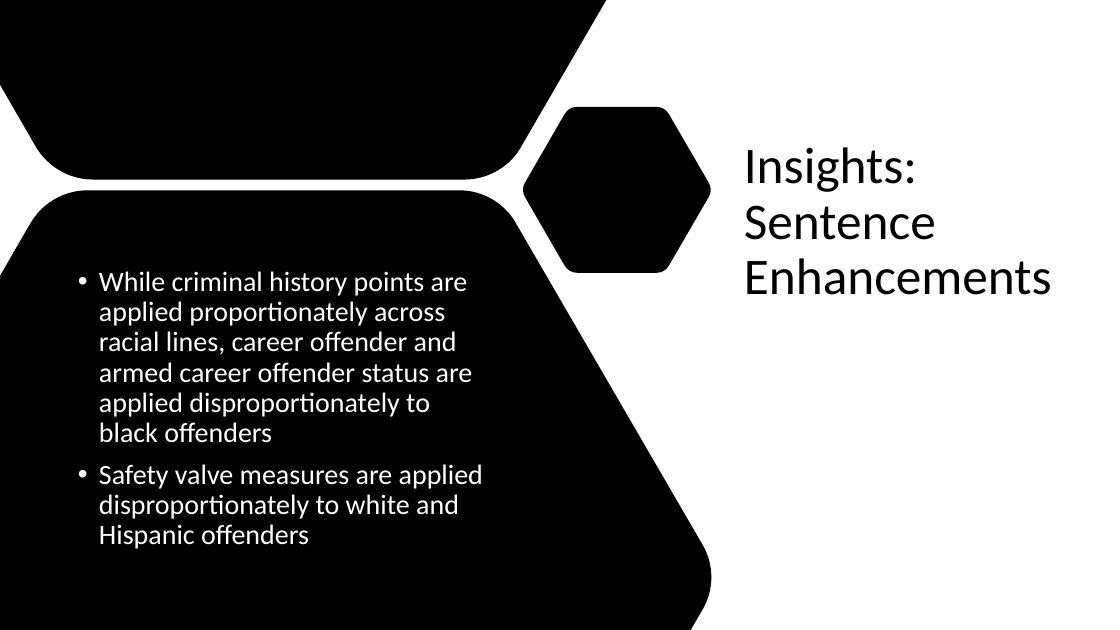
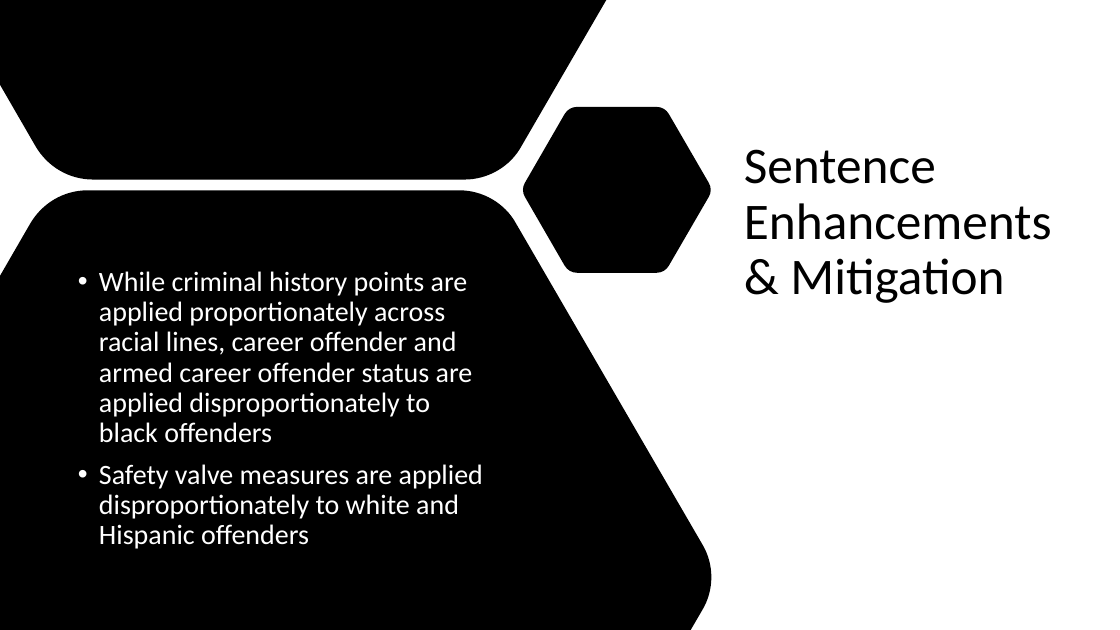
Before and after one commit to jenwhitson/sentencing_project, a slide deck: slide 22 of Presentation.pptx (slide 24 before the commit). Drawn at 1120x630 pixels with LibreOffice and Linux fonts; fonts in the diff are those of the drawing. Boxes give left, top, right and bottom in pixels: in the first picture for what was removed or moved away, otherwise in the second. Text is boxed around its words. In the diff, an @@ line names an element or a change of style, - is before the commit and + after.

```diff
--- a/Presentation.pptx
+++ b/Presentation.pptx
@@ title at [744,149,1052,303]: text changed @@
-Insights: Sentence Enhancements
+Sentence Enhancements & Mitigation
```
Also in this commit, not shown: 10 other slides changed, 1 slide added, 1 slide removed.
